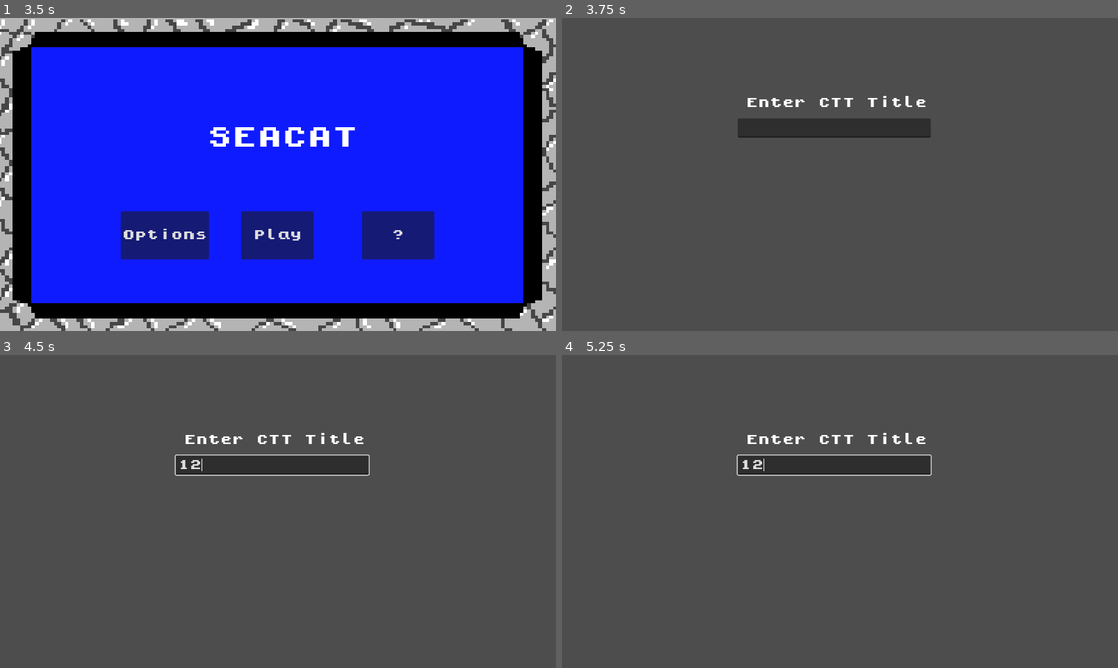
Above: before the commit, frames 1-4 (two rows, left to right).
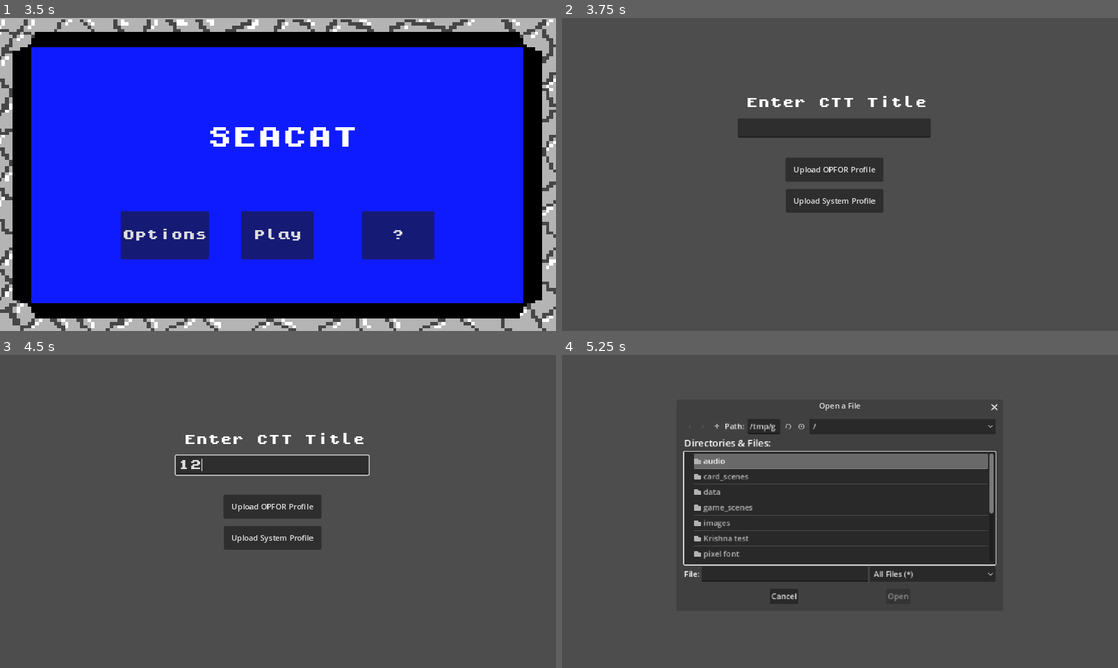
Above: after the commit, the same moments.

Repository: phan-andrew/demo3
Game: Godot game, scene res://game_scenes/start_screen/start_screen.tscn
Same seed, same stepped clock (60 frames per second), same inputs: the game is played once before the commit and once after it.
Inputs (mouse positions are in pixels of both pictures, inside the frame that each line leads up to):
- Up to frame 1 (3.5 s): click "?" at 0.5 s; click "BACK" at 1.25 s; click "Options" at 2 s; click "BACK" at 2.75 s
- Up to frame 2 (3.75 s): click "Play" at 3.5 s
- Up to frame 3 (4.5 s): click (272, 464) at 4.27 s; type "12" at 4.35 s
- Up to frame 4 (5.25 s): click (834, 505) at 5 s, where only the run after the commit has a clickable "Upload OPFOR Profile"

Frame 1 is identical in both runs. In frame 2, 2.5% of the frame differs, in the area x 40-58%, y 44-63%; in frame 3, 2.5%; in frame 4, 25%, in the area x 21-79%, y 15-80%.

Commit message:
Input files

Diff:
--- a/game_scenes/prompts_screen/starting_prompts.gd
+++ b/game_scenes/prompts_screen/starting_prompts.gd
@@ -1,15 +1,58 @@
 extends Node2D
 var CTT_title
+@onready var attack_button = $Button
+@onready var defend_button = $Button2
+@onready var file_dialog = $FileDialog
+@onready var file_dialog2 = $FileDialog2
 
 # Called when the node enters the scene tree for the first time.
 func _ready():
-	pass # Replace with function body.
-
+	attack_button.connect("pressed", Callable(self, "_on_attack_button_pressed"))
+	defend_button.connect("pressed", Callable(self, "_on_defend_button_pressed"))
+	file_dialog.connect("file_selected", Callable(self, "_on_attack_file_selected"))
+	file_dialog2.connect("file_selected", Callable(self, "_on_defend_file_selected"))
 
 # Called every frame. 'delta' is the elapsed time since the previous frame.
 func _process(delta):
 	pass
 
-
 func _on_line_edit_text_submitted(new_text):
 	CTT_title = new_text
+
+func _on_attack_button_pressed():
+	file_dialog.popup_centered()
+
+func _on_defend_button_pressed():
+	file_dialog2.popup_centered()
+
+func _on_attack_file_selected(path):
+	var file = FileAccess.open(path, FileAccess.READ)
+
+	if file:
+		var content = file.get_as_text()
+		file.close()
+
+		var save_path = "user://opfor_profile.txt"
+		var save_file = FileAccess.open(save_path, FileAccess.WRITE)
+		save_file.store_string(content)
+		save_file.close()
+
+		print("File saved to: ", save_path)
+	else:
+		print("error")
+
+func _on_defend_file_selected(path):
+	var file = FileAccess.open(path, FileAccess.READ)
+
+	if file:
+		var content = file.get_as_text()
+		file.close()
+
+		var save_path = "user://system_profile.txt"
+		var save_file = FileAccess.open(save_path, FileAccess.WRITE)
+		save_file.store_string(content)
+		save_file.close()
+
+		print("File saved to: ", save_path)
+	else:
+		print("error")
--- a/game_scenes/prompts_screen/starting_prompts.tscn
+++ b/game_scenes/prompts_screen/starting_prompts.tscn
@@ -21,4 +21,34 @@
 offset_bottom = 248.0
 theme = ExtResource("1_2nmyf")
 
+[node name="Button" type="Button" parent="."]
+offset_left = 463.0
+offset_top = 289.0
+offset_right = 666.0
+offset_bottom = 339.0
+text = "Upload OPFOR Profile"
+
+[node name="Button2" type="Button" parent="."]
+offset_left = 464.0
+offset_top = 354.0
+offset_right = 666.0
+offset_bottom = 403.0
+text = "Upload System Profile"
+
+[node name="FileDialog" type="FileDialog" parent="."]
+mode = 2
+title = "Open a File"
+size = Vector2i(600, 400)
+ok_button_text = "Open"
+file_mode = 0
+access = 2
+
+[node name="FileDialog2" type="FileDialog" parent="."]
+mode = 2
+title = "Open a File"
+size = Vector2i(600, 400)
+ok_button_text = "Open"
+file_mode = 0
+access = 2
+
 [connection signal="text_submitted" from="LineEdit" to="." method="_on_line_edit_text_submitted"]
